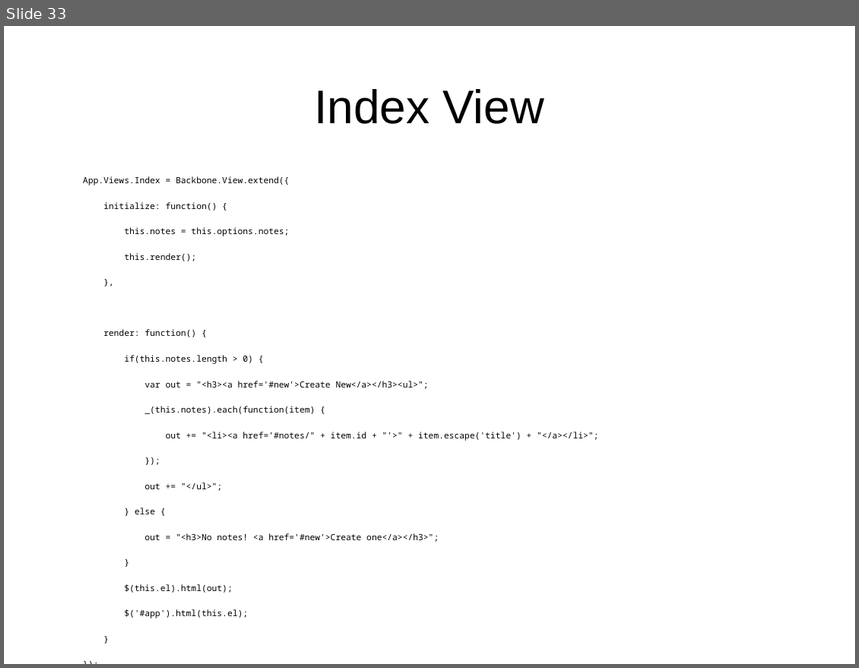
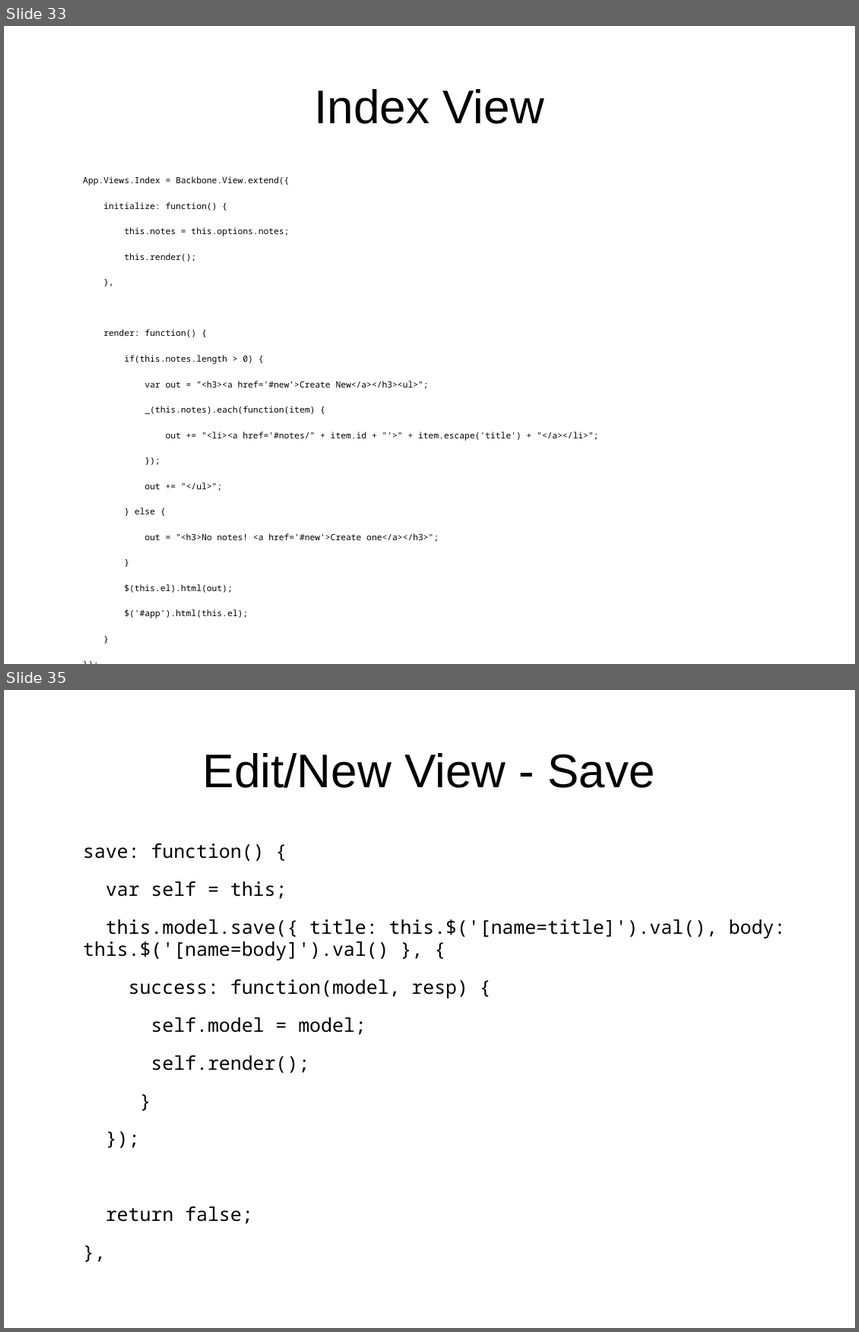
Before and after one commit to speakingcode/pres-soa-flask-backbone, a slide deck: soa-python-flask-backbonejs.odp. Shown one above the other, each under a label of ours: slide 33 before the commit, slides 33 and 35 after it; the slides between them are not shown. The pictures are 859x668 and 859x1332 pixels, drawn with LibreOffice and Linux fonts; fonts in the diff are those of the drawing. Boxes give left, top, right and bottom in pixels: in the first picture for what was removed or moved away, otherwise in the second. Text is boxed around its words. In the diff, an @@ line names an element or a change of style, - is before the commit and + after.

```diff
--- a/soa-python-flask-backbonejs.odp
+++ b/soa-python-flask-backbonejs.odp
@@ slide 35 added at [4,690,855,1328], background #FFFFFF @@
@@ title added at [203,753,655,788], 44 pt, text #000000 @@
+Edit/New View - Save
@@ text added at [83,844,786,1073], 17.6 pt, text #000000 @@
+save: function() {
+var self = this;
+this.model.save({ title: this.$('[name=title]').val(), body: this.$('[name=body]').val() }, {
+success: function(model, resp) {
+self.model = model;
+self.render();
+}
+});
+return false;
+},
```
Also in this commit, not shown: 1 slide changed, 2 other slides added.
